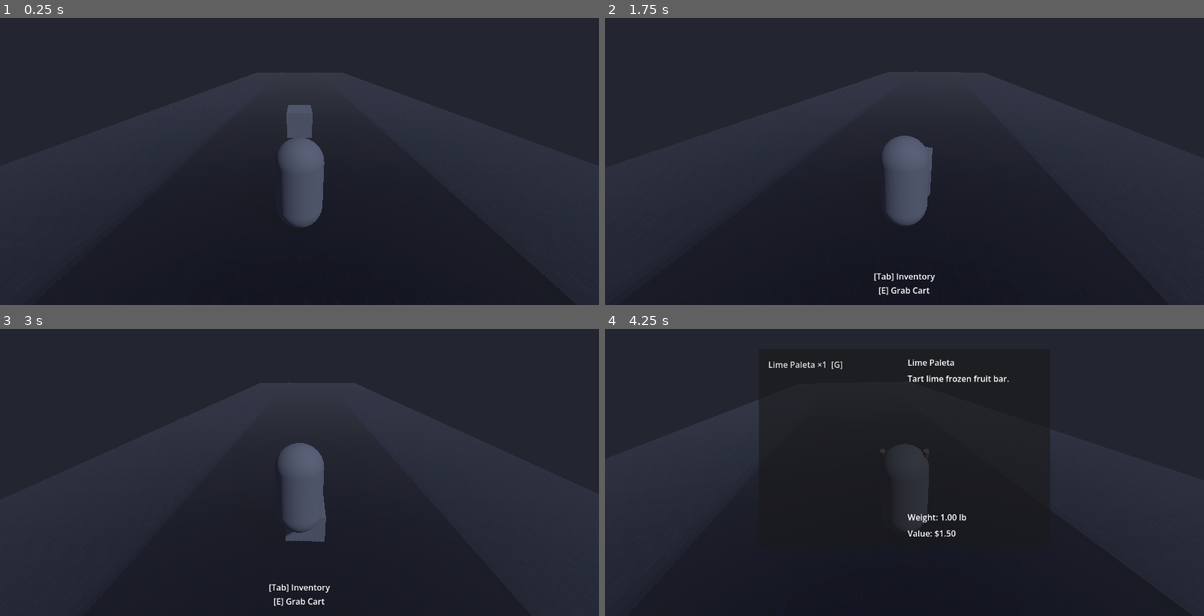
Above: before the commit, frames 1-4 (two rows, left to right).
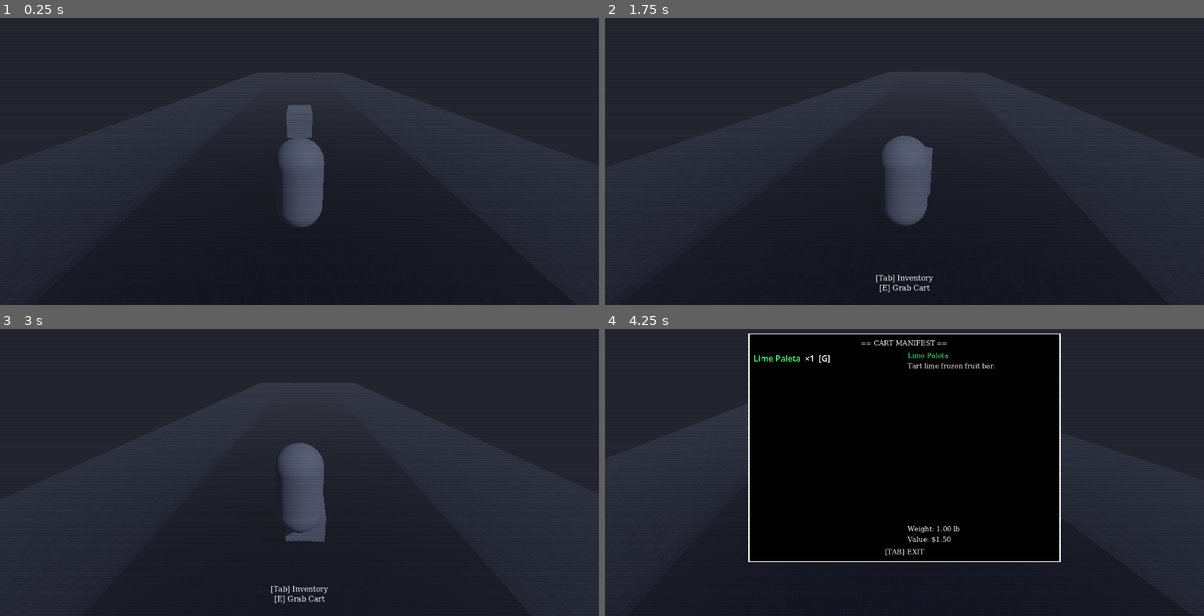
Above: after the commit, the same moments.

Repository: miles5g/paletero
Game: Godot game, scene res://world.tscn
Same seed, same stepped clock (60 frames per second), same inputs: the game is played once before the commit and once after it.
Inputs (mouse positions are in pixels of both pictures, inside the frame that each line leads up to):
- Up to frame 1 (0.25 s): no input
- Up to frame 2 (1.75 s): move the mouse to (934, 135) at 0.52 s; hold Ctrl (crouch) 0.53-1.28 s; hold W (move_forward) from 0.53 s (still down); click (934, 135) at 0.67 s; tap Space (jump) at 0.77, 1.52 s; move the mouse to (874, 138) at 1.27 s; tap E (interact) at 1.35 s; click (874, 138) at 1.42 s
- Up to frame 3 (3 s): keep holding W (move_forward); tap Enter at 2 s; move the mouse to (311, 440) at 2.02 s; hold Shift (sprint) 2.03-2.78 s; click (311, 440) at 2.17 s; tap Space (jump) at 2.75 s; move the mouse to (293, 452) at 2.77 s; tap Ctrl (crouch) at 2.85 s; click (293, 452) at 2.92 s
- Up to frame 4 (4.25 s): keep holding W (move_forward); tap Space (jump) at 3.02, 3.77 s; move the mouse to (946, 452) at 3.52 s; tap E (interact) at 3.6 s; click (946, 452) at 3.67 s; tap Tab (toggle_inventory) at 4.15 s

The runs differ from the first frame. In frame 2, 0.3% of the frame differs, in the area x 44-56%, y 88-97%; in frame 3, 0.3%; in frame 4, 41%, in the area x 23-77%, y 1-82%.

Commit message:
HUD terminal theme: scanlines, monospace UI, rarity-colored names
- Black inventory panel with 2px white border; header/footer bars and margins
- Full-screen scanline overlay shader (10% black lines); interaction prompts use mono font
- RichText list rows and detail name use rarity colors; GUI default font AA off
- Use TextServer.SUBPIXEL_POSITIONING_DISABLED for SystemFont

Co-authored-by: Cursor <cursoragent@cursor.com>

Diff:
--- /dev/null
+++ b/hud_scanlines.gdshader
@@ -0,0 +1,17 @@
+shader_type canvas_item;
+render_mode unshaded;
+
+/// Vertical resolution used with UV.y so scanlines stay consistent when the window resizes.
+uniform float display_height : hint_range(256.0, 4320.0) = 1080.0;
+/// Every N screen pixels, draw one horizontal black scan line.
+uniform float line_spacing : hint_range(2.0, 8.0) = 4.0;
+/// Alpha of the black scan lines (10% default).
+uniform float line_opacity : hint_range(0.0, 1.0) = 0.1;
+
+void fragment() {
+	float row_px = floor(UV.y * display_height);
+	float in_band = mod(row_px, line_spacing);
+	// Darken one pixel row every `line_spacing` screen pixels.
+	float line_mask = 1.0 - step(0.5, in_band);
+	COLOR = vec4(0.0, 0.0, 0.0, line_mask * line_opacity);
+}
--- a/inventory_menu.gd
+++ b/inventory_menu.gd
@@ -11,12 +11,12 @@
 
 
 func _ready() -> void:
-	_item_list = get_node("MarginContainer/HSplitContainer/ScrollContainer/ItemListVBox") as VBoxContainer
-	_detail_icon = get_node("MarginContainer/HSplitContainer/DetailsColumn/DetailIcon") as TextureRect
-	_detail_name = get_node("MarginContainer/HSplitContainer/DetailsColumn/DetailName") as Label
-	_detail_description = get_node("MarginContainer/HSplitContainer/DetailsColumn/DetailDescription") as Label
-	_detail_weight = get_node("MarginContainer/HSplitContainer/DetailsColumn/DetailWeight") as Label
-	_detail_value = get_node("MarginContainer/HSplitContainer/DetailsColumn/DetailValue") as Label
+	_item_list = get_node("OuterMargin/MainVBox/HSplitContainer/ScrollContainer/ItemListVBox") as VBoxContainer
+	_detail_icon = get_node("OuterMargin/MainVBox/HSplitContainer/DetailsColumn/DetailIcon") as TextureRect
+	_detail_name = get_node("OuterMargin/MainVBox/HSplitContainer/DetailsColumn/DetailName") as Label
+	_detail_description = get_node("OuterMargin/MainVBox/HSplitContainer/DetailsColumn/DetailDescription") as Label
+	_detail_weight = get_node("OuterMargin/MainVBox/HSplitContainer/DetailsColumn/DetailWeight") as Label
+	_detail_value = get_node("OuterMargin/MainVBox/HSplitContainer/DetailsColumn/DetailValue") as Label
 
 
 func bind_cart(cart: RigidBody3D) -> void:
@@ -44,17 +44,33 @@
 
 	var i := 0
 	for entry in _entries:
-		var btn := Button.new()
-		btn.flat = true
-		btn.alignment = HORIZONTAL_ALIGNMENT_LEFT
-		btn.text = _format_row(entry)
-		var idx := i
-		btn.pressed.connect(func (): _select_index(idx))
-		_item_list.add_child(btn)
+		var row := RichTextLabel.new()
+		row.bbcode_enabled = true
+		row.scroll_active = false
+		row.autowrap_mode = TextServer.AUTOWRAP_OFF
+		row.fit_content = true
+		row.custom_minimum_size = Vector2(0, 20)
+		row.mouse_filter = Control.MOUSE_FILTER_STOP
+		row.focus_mode = Control.FOCUS_NONE
+		var name_hex := _rarity_hex(entry.rarity)
+		row.text = (
+			"[color=%s]%s[/color]  ×%d  [%s]"
+			% [name_hex, entry.item_name, entry.quantity, _rarity_abbrev(entry.rarity)]
+		)
+		var row_idx := i
+		row.gui_input.connect(func (ev: InputEvent): _handle_row_click(ev, row_idx))
+		_item_list.add_child(row)
 		i += 1
 
 	if _entries.size() > 0:
 		_select_index(0)
+
+
+func _handle_row_click(ev: InputEvent, row_idx: int) -> void:
+	if ev is InputEventMouseButton:
+		var mb := ev as InputEventMouseButton
+		if mb.pressed and mb.button_index == MOUSE_BUTTON_LEFT:
+			_select_index(row_idx)
 
 
 func _select_index(idx: int) -> void:
@@ -62,9 +78,13 @@
 		return
 	var entry := _entries[idx]
 	_detail_name.text = entry.item_name
+	_detail_name.add_theme_color_override("font_color", _rarity_color(entry.rarity))
 	_detail_description.text = entry.description
+	_detail_description.add_theme_color_override("font_color", Color.WHITE)
 	_detail_weight.text = "Weight: %.2f lb" % entry.weight_lbs
+	_detail_weight.add_theme_color_override("font_color", Color.WHITE)
 	_detail_value.text = "Value: $%.2f" % entry.value_usd
+	_detail_value.add_theme_color_override("font_color", Color.WHITE)
 	if entry.icon != null:
 		_detail_icon.texture = entry.icon
 		_detail_icon.visible = true
@@ -77,16 +97,32 @@
 	if _detail_name == null:
 		return
 	_detail_name.text = ""
+	_detail_name.add_theme_color_override("font_color", Color.WHITE)
 	_detail_description.text = ""
+	_detail_description.add_theme_color_override("font_color", Color.WHITE)
 	_detail_weight.text = ""
+	_detail_weight.add_theme_color_override("font_color", Color.WHITE)
 	_detail_value.text = ""
+	_detail_value.add_theme_color_override("font_color", Color.WHITE)
 	_detail_icon.texture = null
 	_detail_icon.visible = false
 
 
-func _format_row(entry: ItemResource) -> String:
-	var rarity_short := _rarity_abbrev(entry.rarity)
-	return "%s ×%d  [%s]" % [entry.item_name, entry.quantity, rarity_short]
+func _rarity_color(r: ItemResource.Rarity) -> Color:
+	match r:
+		ItemResource.Rarity.GREEN:
+			return Color(0.2, 1.0, 0.45)
+		ItemResource.Rarity.BLUE:
+			return Color(0.4, 0.75, 1.0)
+		ItemResource.Rarity.PURPLE:
+			return Color(0.86, 0.45, 1.0)
+		ItemResource.Rarity.GOLD:
+			return Color(1.0, 0.86, 0.22)
+	return Color.WHITE
+
+
+func _rarity_hex(r: ItemResource.Rarity) -> String:
+	return _rarity_color(r).to_html(false)
 
 
 func _rarity_abbrev(r: ItemResource.Rarity) -> String:
--- a/project.godot
+++ b/project.godot
@@ -14,6 +14,10 @@
 run/main_scene="uid://cnvc6merymxqj"
 config/features=PackedStringArray("4.6", "Forward Plus")
 config/icon="res://icon.svg"
+
+[gui]
+
+theme/default_font_antialiasing=0
 
 [input]
 
--- a/world.gd
+++ b/world.gd
@@ -2,6 +2,8 @@
 
 ## PS2-era floor read: tiny albedo so pixels fight the mesh, not crisp HD tiling.
 const FLOOR_ALBEDO_TEXTURE_RES: int = 256
+
+var _scanline_overlay: ColorRect = null
 
 
 func _make_floor_grit_texture(noise_seed: int) -> ImageTexture:
@@ -142,6 +144,47 @@
 	)
 
 
+func _make_terminal_font() -> Font:
+	var sys := SystemFont.new()
+	sys.font_names = PackedStringArray(["Consolas", "Courier New", "Courier", "monospace"])
+	sys.subpixel_positioning = TextServer.SUBPIXEL_POSITIONING_DISABLED
+	var fv := FontVariation.new()
+	fv.base_font = sys
+	return fv
+
+
+func _inventory_panel_stylebox() -> StyleBoxFlat:
+	var sb := StyleBoxFlat.new()
+	sb.bg_color = Color.BLACK
+	sb.set_border_width_all(2)
+	sb.border_color = Color.WHITE
+	return sb
+
+
+func _apply_terminal_theme_to_node(node: Node, font: Font, font_size: int) -> void:
+	if node is Label:
+		var lab := node as Label
+		lab.add_theme_font_override("font", font)
+		lab.add_theme_font_size_override("font_size", font_size)
+		lab.add_theme_color_override("font_color", Color.WHITE)
+	elif node is RichTextLabel:
+		var rt := node as RichTextLabel
+		rt.add_theme_font_override("normal_font", font)
+		rt.add_theme_font_override("bold_font", font)
+		rt.add_theme_font_size_override("normal_font_size", font_size)
+		rt.add_theme_color_override("default_color", Color.WHITE)
+	for c in node.get_children():
+		_apply_terminal_theme_to_node(c, font, font_size)
+
+
+func _update_scanline_display_height() -> void:
+	if _scanline_overlay == null:
+		return
+	var sm := _scanline_overlay.material as ShaderMaterial
+	if sm:
+		sm.set_shader_parameter("display_height", get_viewport().get_visible_rect().size.y)
+
+
 func set_grab_prompts_visible(v: bool) -> void:
 	var box := get_node_or_null("HUD/InteractionPrompts") as Control
 	if box == null:
@@ -160,40 +203,70 @@
 	panel.anchor_right = 0.5
 	panel.anchor_top = 0.5
 	panel.anchor_bottom = 0.5
-	panel.offset_left = -280.0
-	panel.offset_top = -190.0
-	panel.offset_right = 280.0
-	panel.offset_bottom = 190.0
+	panel.offset_left = -300.0
+	panel.offset_top = -220.0
+	panel.offset_right = 300.0
+	panel.offset_bottom = 220.0
 	panel.grow_horizontal = Control.GROW_DIRECTION_BOTH
 	panel.grow_vertical = Control.GROW_DIRECTION_BOTH
-
-	var margin := MarginContainer.new()
-	margin.name = "MarginContainer"
-	margin.set_anchors_preset(Control.PRESET_FULL_RECT)
-	margin.add_theme_constant_override("margin_left", 14)
-	margin.add_theme_constant_override("margin_top", 14)
-	margin.add_theme_constant_override("margin_right", 14)
-	margin.add_theme_constant_override("margin_bottom", 14)
-	panel.add_child(margin)
+	panel.add_theme_stylebox_override("panel", _inventory_panel_stylebox())
+
+	var term_font := _make_terminal_font()
+	const FONT_SZ := 13
+
+	var outer := MarginContainer.new()
+	outer.name = "OuterMargin"
+	outer.set_anchors_preset(Control.PRESET_FULL_RECT)
+	outer.add_theme_constant_override("margin_left", 10)
+	outer.add_theme_constant_override("margin_top", 10)
+	outer.add_theme_constant_override("margin_right", 10)
+	outer.add_theme_constant_override("margin_bottom", 10)
+	panel.add_child(outer)
+
+	var main_v := VBoxContainer.new()
+	main_v.name = "MainVBox"
+	main_v.set_anchors_preset(Control.PRESET_FULL_RECT)
+	main_v.add_theme_constant_override("separation", 6)
+	outer.add_child(main_v)
+
+	var header_wrap := MarginContainer.new()
+	header_wrap.name = "HeaderMargin"
+	header_wrap.add_theme_constant_override("margin_left", 4)
+	header_wrap.add_theme_constant_override("margin_right", 4)
+	header_wrap.add_theme_constant_override("margin_top", 2)
+	header_wrap.add_theme_constant_override("margin_bottom", 4)
+
+	var header := Label.new()
+	header.name = "HeaderBar"
+	header.text = "== CART MANIFEST =="
+	header.horizontal_alignment = HORIZONTAL_ALIGNMENT_CENTER
+	header.vertical_alignment = VERTICAL_ALIGNMENT_CENTER
+	header_wrap.add_child(header)
+	main_v.add_child(header_wrap)
 
 	var hsplit := HSplitContainer.new()
 	hsplit.name = "HSplitContainer"
-	hsplit.set_anchors_preset(Control.PRESET_FULL_RECT)
-	margin.add_child(hsplit)
+	hsplit.size_flags_vertical = Control.SIZE_EXPAND_FILL
+	hsplit.custom_minimum_size = Vector2(0, 120)
 
 	var scroll := ScrollContainer.new()
 	scroll.name = "ScrollContainer"
 	scroll.size_flags_horizontal = Control.SIZE_EXPAND_FILL
-	scroll.custom_minimum_size = Vector2(220, 0)
+	scroll.custom_minimum_size = Vector2(210, 0)
+	var scroll_bg := StyleBoxFlat.new()
+	scroll_bg.bg_color = Color.BLACK
+	scroll.add_theme_stylebox_override("panel", scroll_bg)
+
 	var item_vbox := VBoxContainer.new()
 	item_vbox.name = "ItemListVBox"
+	item_vbox.add_theme_constant_override("separation", 2)
 	scroll.add_child(item_vbox)
 	hsplit.add_child(scroll)
 
 	var right_col := VBoxContainer.new()
 	right_col.name = "DetailsColumn"
 	right_col.size_flags_horizontal = Control.SIZE_EXPAND_FILL
-	right_col.add_theme_constant_override("separation", 8)
+	right_col.add_theme_constant_override("separation", 6)
 
 	var icon := TextureRect.new()
 	icon.name = "DetailIcon"
@@ -222,6 +295,24 @@
 	right_col.add_child(weight_lbl)
 	right_col.add_child(value_lbl)
 	hsplit.add_child(right_col)
+	main_v.add_child(hsplit)
+
+	var footer_wrap := MarginContainer.new()
+	footer_wrap.name = "FooterMargin"
+	footer_wrap.add_theme_constant_override("margin_left", 4)
+	footer_wrap.add_theme_constant_override("margin_right", 4)
+	footer_wrap.add_theme_constant_override("margin_top", 4)
+	footer_wrap.add_theme_constant_override("margin_bottom", 2)
+
+	var footer := Label.new()
+	footer.name = "FooterBar"
+	footer.text = "[TAB] EXIT"
+	footer.horizontal_alignment = HORIZONTAL_ALIGNMENT_CENTER
+	footer.vertical_alignment = VERTICAL_ALIGNMENT_CENTER
+	footer_wrap.add_child(footer)
+	main_v.add_child(footer_wrap)
+
+	_apply_terminal_theme_to_node(panel, term_font, FONT_SZ)
 
 	panel.set_script(load("res://inventory_menu.gd"))
 	return panel
@@ -261,6 +352,24 @@
 
 	var inv_menu := _create_inventory_menu()
 	hud.add_child(inv_menu)
+
+	var scan := ColorRect.new()
+	scan.name = "ScanlineOverlay"
+	scan.mouse_filter = Control.MOUSE_FILTER_IGNORE
+	scan.set_anchors_preset(Control.PRESET_FULL_RECT)
+	var sm := ShaderMaterial.new()
+	sm.shader = load("res://hud_scanlines.gdshader")
+	sm.set_shader_parameter("line_spacing", 4.0)
+	sm.set_shader_parameter("line_opacity", 0.1)
+	scan.material = sm
+	hud.add_child(scan)
+	_scanline_overlay = scan
+	call_deferred("_update_scanline_display_height")
+	if not get_viewport().size_changed.is_connected(_update_scanline_display_height):
+		get_viewport().size_changed.connect(_update_scanline_display_height)
+
+	var term_ui_font := _make_terminal_font()
+	_apply_terminal_theme_to_node(prompt_box, term_ui_font, 14)
 
 	add_child(hud)
 
Not shown, added: hud_scanlines.gdshader.uid
